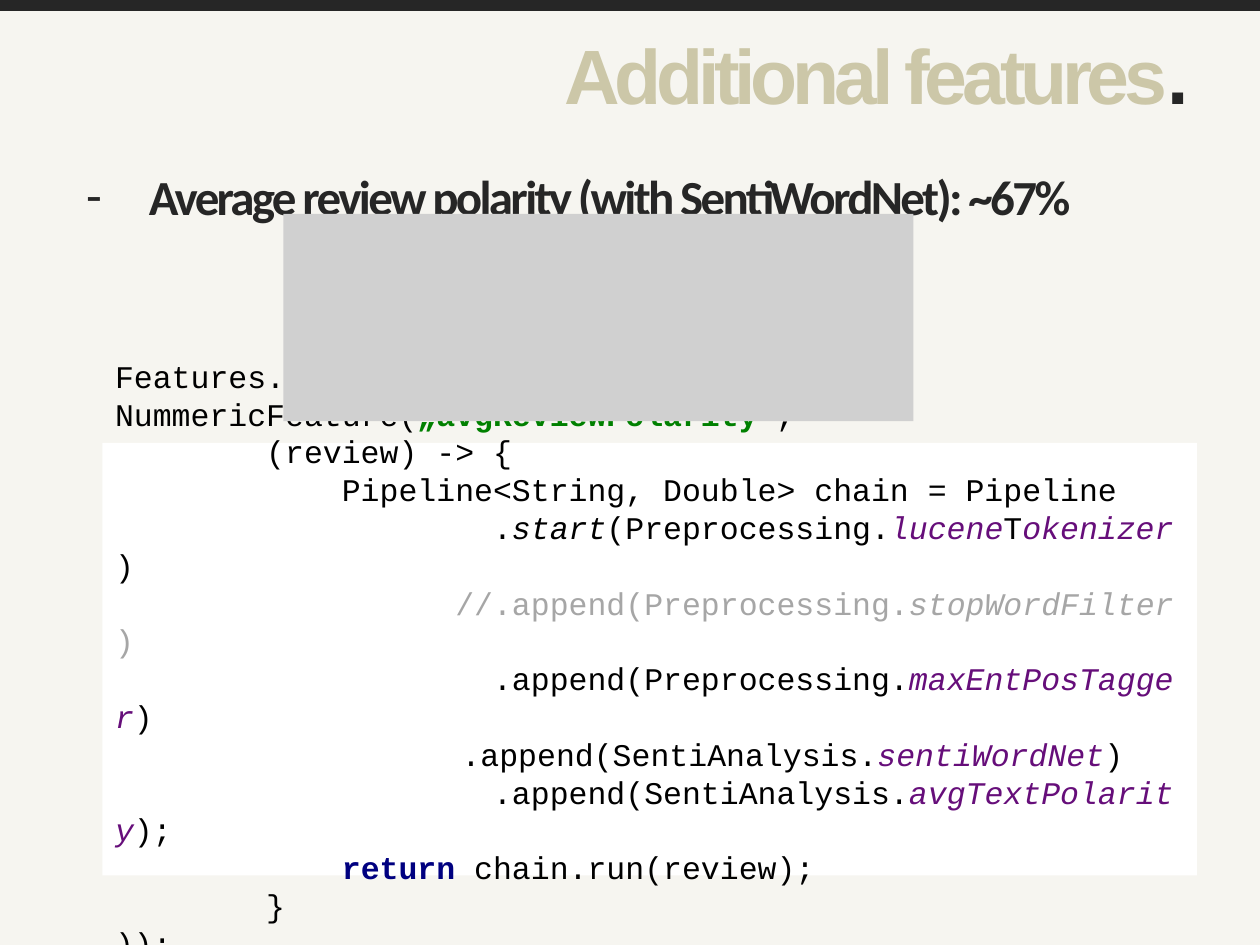
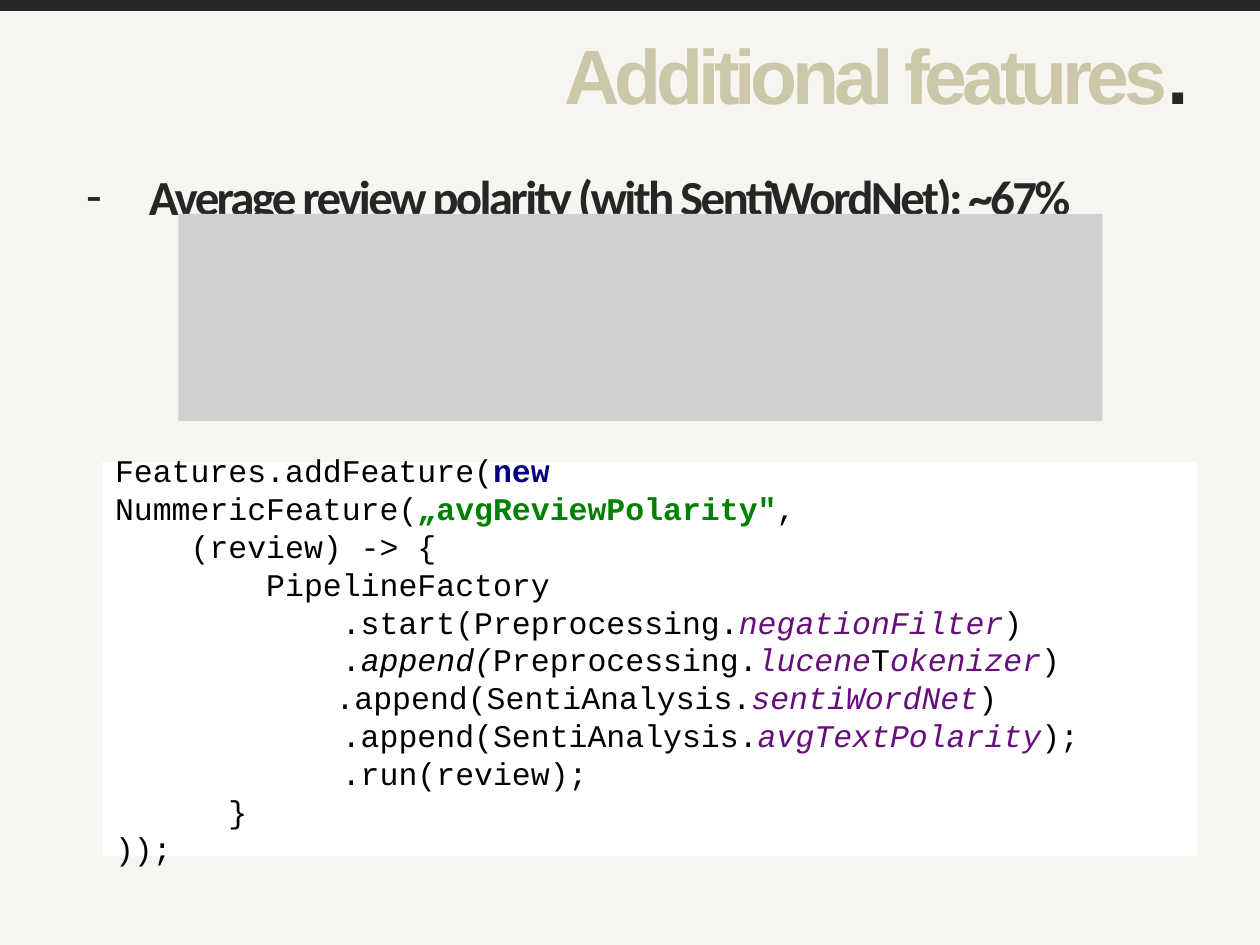
Before and after one commit to hosts1/ch.bfh.bti7535.w2017.rottentomatoes, a slide deck: slide 4 of docs/presentation.pptx. Drawn at 1260x945 pixels with LibreOffice and Linux fonts; fonts in the diff are those of the drawing; grey boxes stand for pictures. Boxes give left, top, right and bottom in pixels: in the first picture for what was removed or moved away, otherwise in the second. Text is boxed around its words. In the diff, an @@ line names an element or a change of style, - is before the commit and + after.

```diff
--- a/docs/presentation.pptx
+++ b/docs/presentation.pptx
@@ picture: place and size @@
-picture at (284,214,914,421)
+picture at (179,214,1102,421)
@@ rectangle "Features.addFeature(new NummericFeature(„avgReviewPolarity", ...": place and size @@
-rectangle "Features.addFeature(new NummericFeature(„avgReviewPolarity", ..." at (102,444,1197,876)
+rectangle "Features.addFeature(new NummericFeature(„avgReviewPolarity", ..." at (102,462,1197,857)
@@ text in rectangle at (115,460,1079,792): text changed @@
-Features.addFeature(new NummericFeature(„avgReviewPolarity",
-(review) -> {
-Pipeline<String, Double> chain = Pipeline
-.start(Preprocessing.luceneTokenizer)
-//.append(Preprocessing.stopWordFilter)
-.append(Preprocessing.maxEntPosTagger)
-.append(SentiAnalysis.sentiWordNet)
-.append(SentiAnalysis.avgTextPolarity);
-return chain.run(review);
-}
-));
+Features.addFeature(new NummericFeature(„avgReviewPolarity",
+(review) -> {
+PipelineFactory
+.start(Preprocessing.negationFilter)
+.append(Preprocessing.luceneTokenizer)
+.append(SentiAnalysis.sentiWordNet)
+.append(SentiAnalysis.avgTextPolarity);
+.run(review);
+}
+));
```
Also in this commit, not shown: 5 other slides changed, 1 slide removed, 30 other files.
